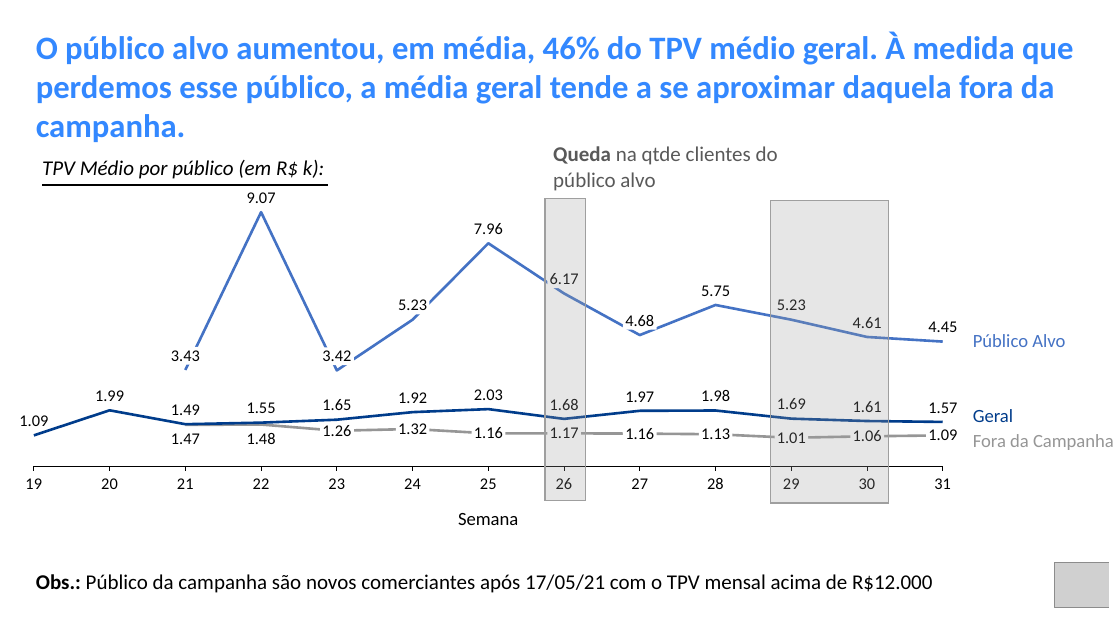
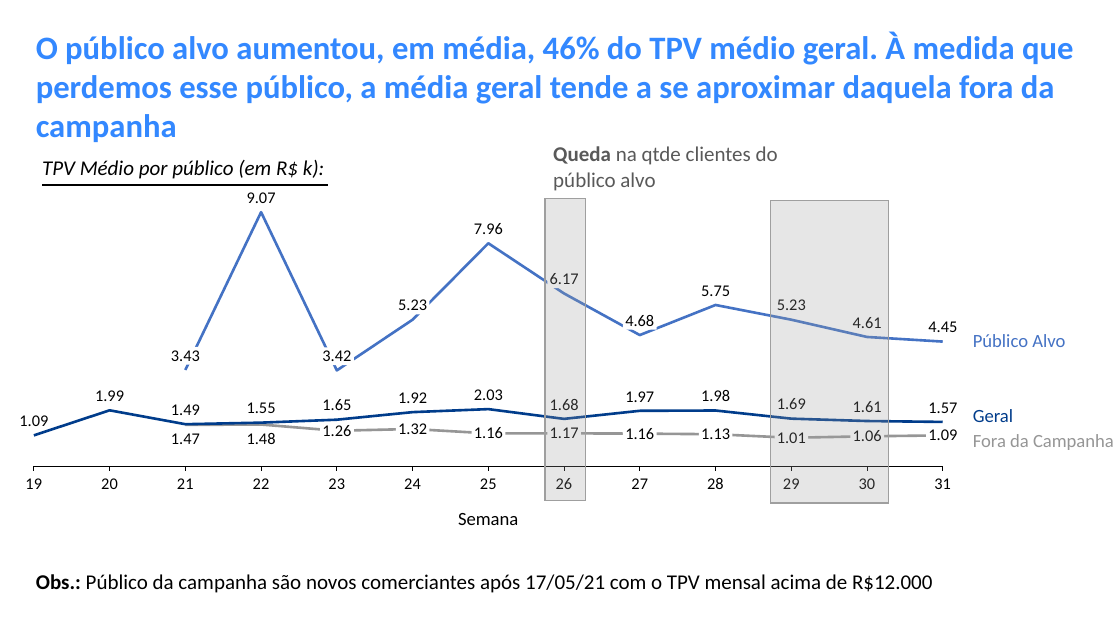
Before and after one commit to mathara/Adquirencia_SUP, a slide deck: slide 9 of Case_Neptune.pptx. Drawn at 1120x630 pixels with LibreOffice and Linux fonts; fonts in the diff are those of the drawing; grey boxes stand for pictures. Boxes give left, top, right and bottom in pixels: in the first picture for what was removed or moved away, otherwise in the second. Text is boxed around its words. In the diff, an @@ line names an element or a change of style, - is before the commit and + after.

```diff
--- a/Case_Neptune.pptx
+++ b/Case_Neptune.pptx
@@ text at (36, 32, 1073, 142): text changed @@
-O público alvo aumentou, em média, 46% do TPV médio geral. À medida que perdemos esse público, a média geral tende a se aproximar daquela fora da campanha.
+O público alvo aumentou, em média, 46% do TPV médio geral. À medida que perdemos esse público, a média geral tende a se aproximar daquela fora da campanha
@@ picture removed at (1054, 563, 1120, 607) @@
@@ rectangle removed at (1110, 546, 1120, 613) @@
```
Also in this commit, not shown: 3 other slides changed, 5 other files.
